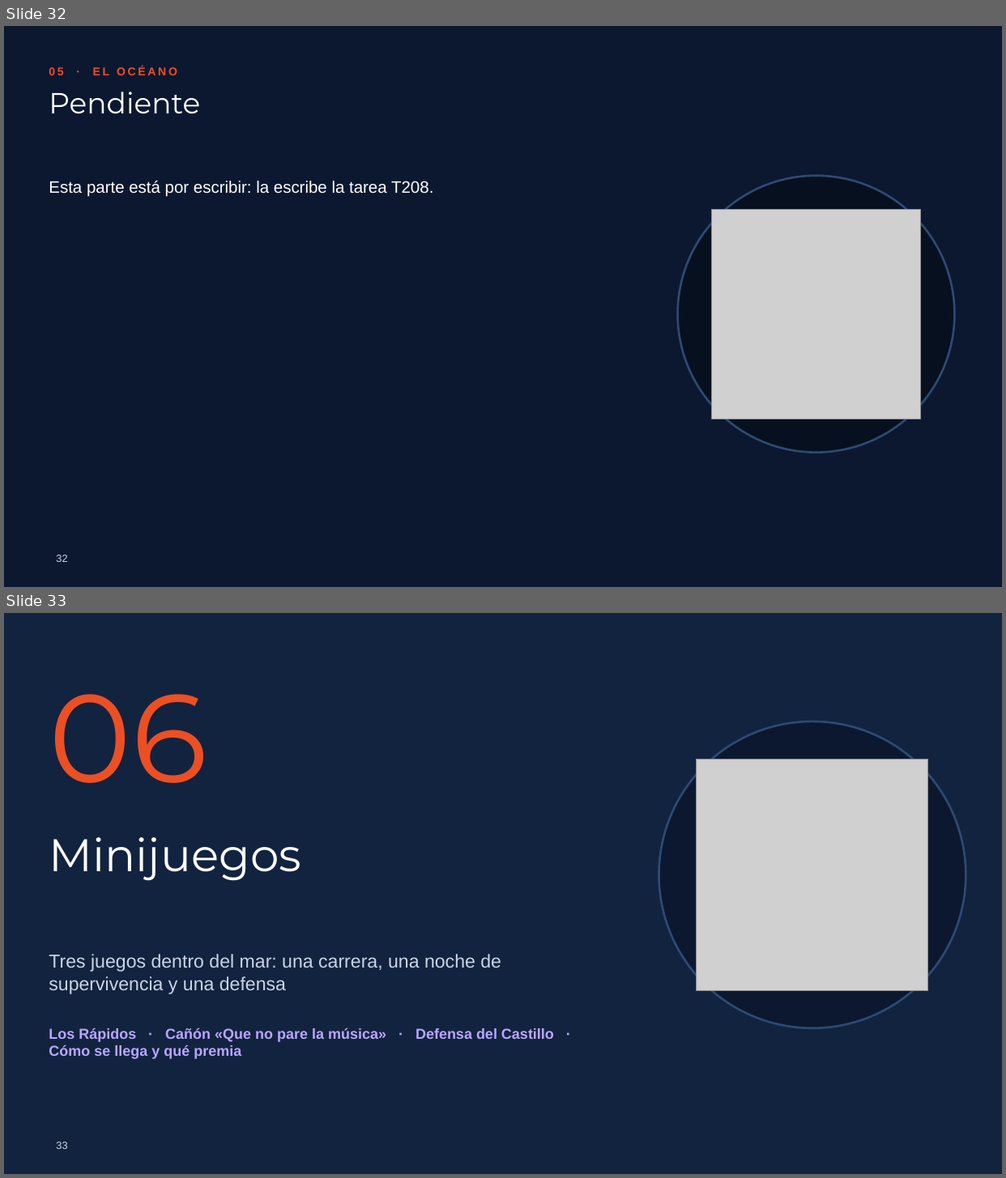
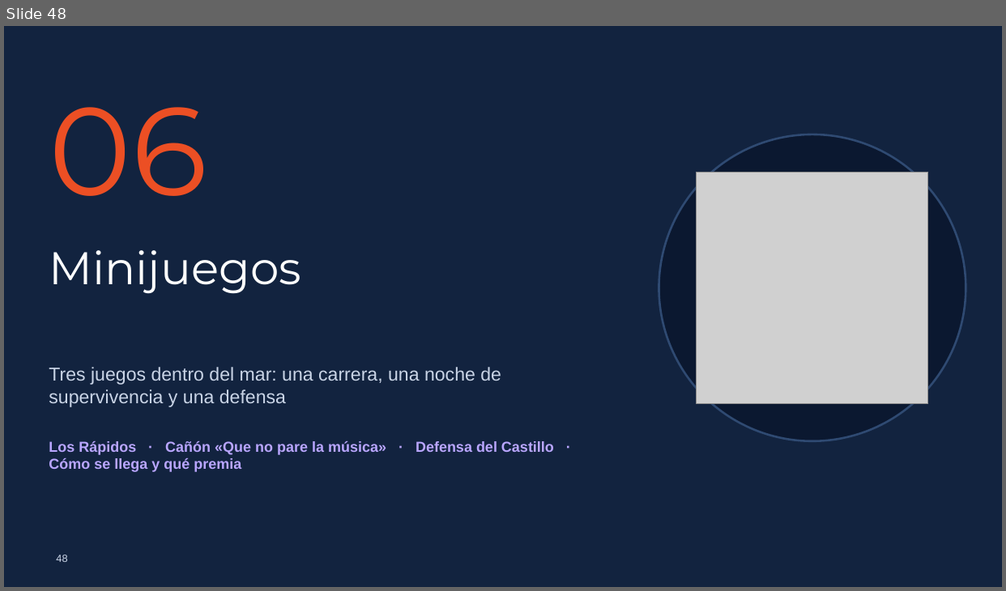
Before and after one commit to picodepato/boia-planet-web, a slide deck: docs/presentacion/boia-planet.pptx. Shown one above the other, each under a label of ours: slides 32 and 33 before the commit, slide 48 after it. The pictures are 1006x1178 and 1006x591 pixels, drawn with LibreOffice and Linux fonts; fonts in the diff are those of the drawing; grey boxes stand for pictures; background and template pictures are left out. Boxes give left, top, right and bottom in pixels: in the first picture for what was removed or moved away, otherwise in the second. Text is boxed around its words. In the diff, an @@ line names an element or a change of style, - is before the commit and + after.

```diff
--- a/docs/presentacion/boia-planet.pptx
+++ b/docs/presentacion/boia-planet.pptx
@@ slide 32 removed at box(4, 26, 1002, 587), background #0B1830 @@
@@ text removed at box(49, 66, 177, 75) @@
-05 · EL OCÉANO
@@ title removed at box(49, 92, 200, 114) @@
-Pendiente
@@ text removed at box(49, 181, 433, 197) @@
-Esta parte está por escribir: la escribe la tarea T208.
@@ ellipse removed at box(678, 176, 955, 453) @@
@@ picture removed at box(711, 209, 921, 419) @@
@@ page number removed at box(56, 555, 67, 562) @@
-32
@@ what was slide 33 is now slide 48 @@
@@ page number at box(56, 555, 67, 562): text changed @@
-33
+48
```
Also in this commit, not shown: 4 slides changed, 30 slides added, 2 other slides removed, 9 other files.
